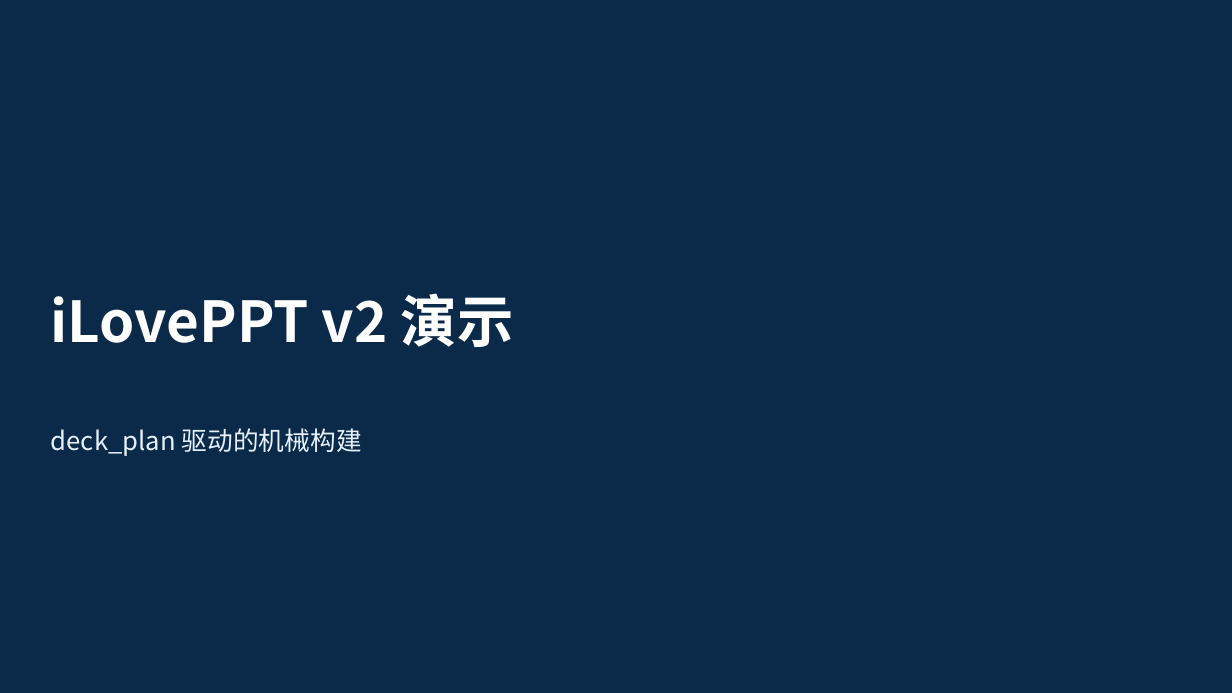
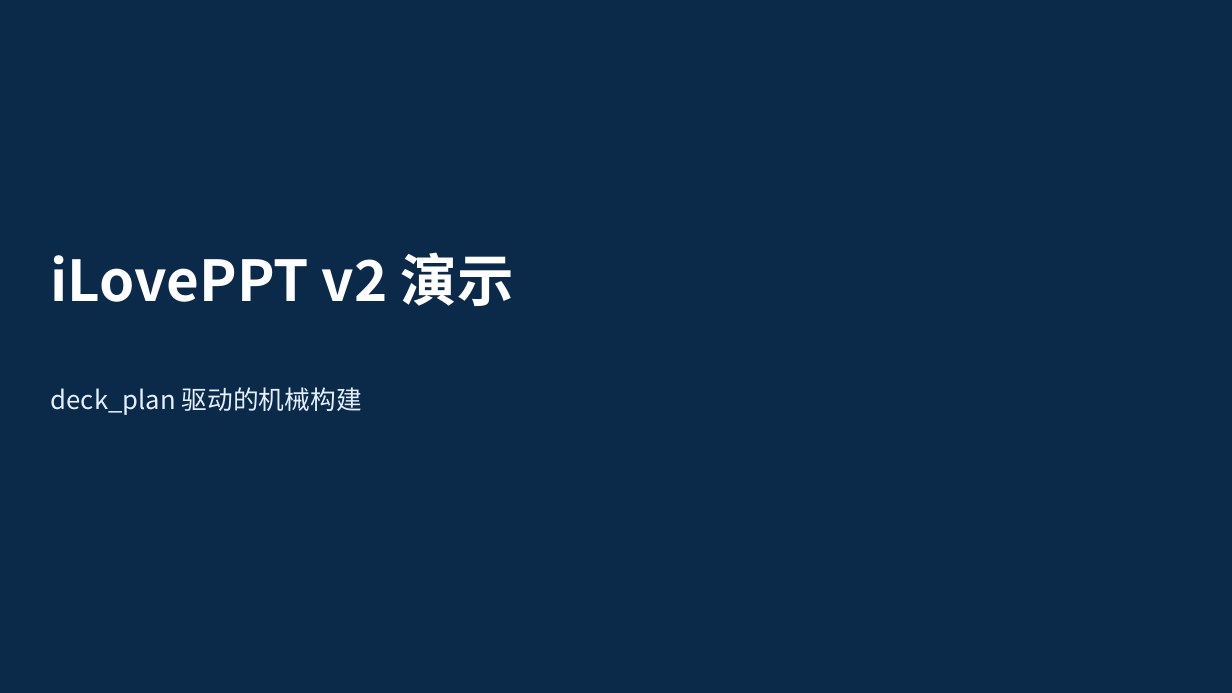
Before and after one commit to rogerluo2016ROL/iLovePPT, a slide deck: slide 1 of skills/pptx-deck/examples/sample_output.pptx. Drawn at 1232x693 pixels with LibreOffice and Linux fonts; fonts in the diff are those of the drawing. Boxes give left, top, right and bottom in pixels: in the first picture for what was removed or moved away, otherwise in the second. Text is boxed around its words. In the diff, an @@ line names an element or a change of style, - is before the commit and + after.

```diff
--- a/skills/pptx-deck/examples/sample_output.pptx
+++ b/skills/pptx-deck/examples/sample_output.pptx
@@ text "iLovePPT v2 演示": place and size @@
-text "iLovePPT v2 演示" at bbox=[51, 293, 514, 347]
+text "iLovePPT v2 演示" at bbox=[51, 252, 514, 306]
@@ text "deck_plan 驱动的机械构建": place and size @@
-text "deck_plan 驱动的机械构建" at bbox=[51, 428, 362, 456]
+text "deck_plan 驱动的机械构建" at bbox=[51, 387, 362, 415]
```
Also in this commit, not shown: 1 other slide changed, 3 other files.
